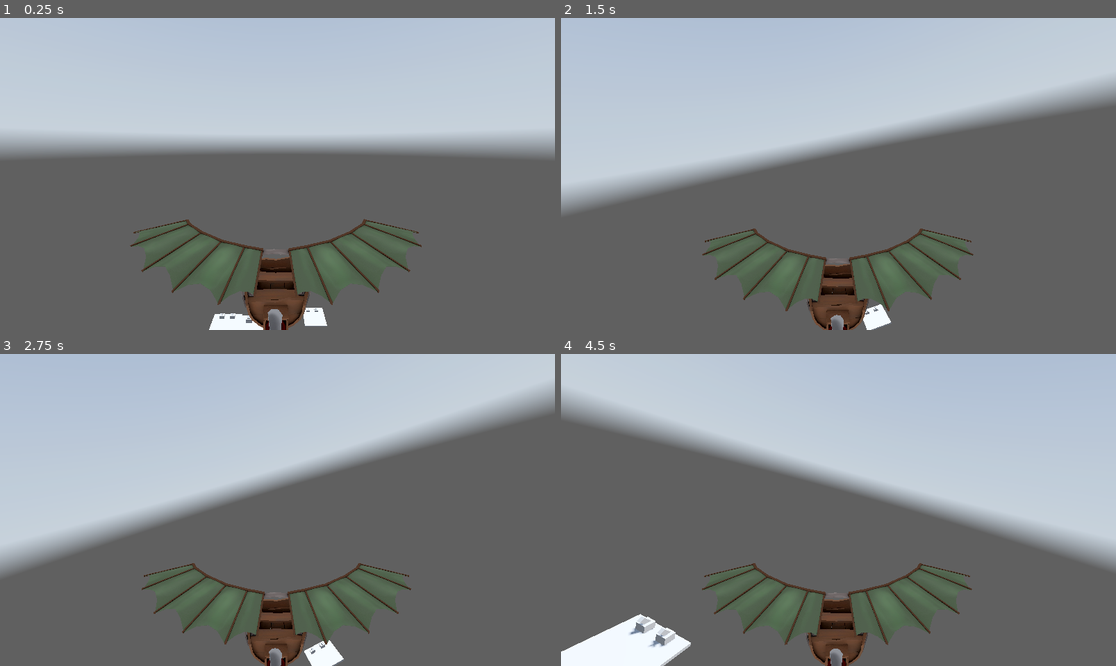
Above: before the commit, frames 1-4 (two rows, left to right).
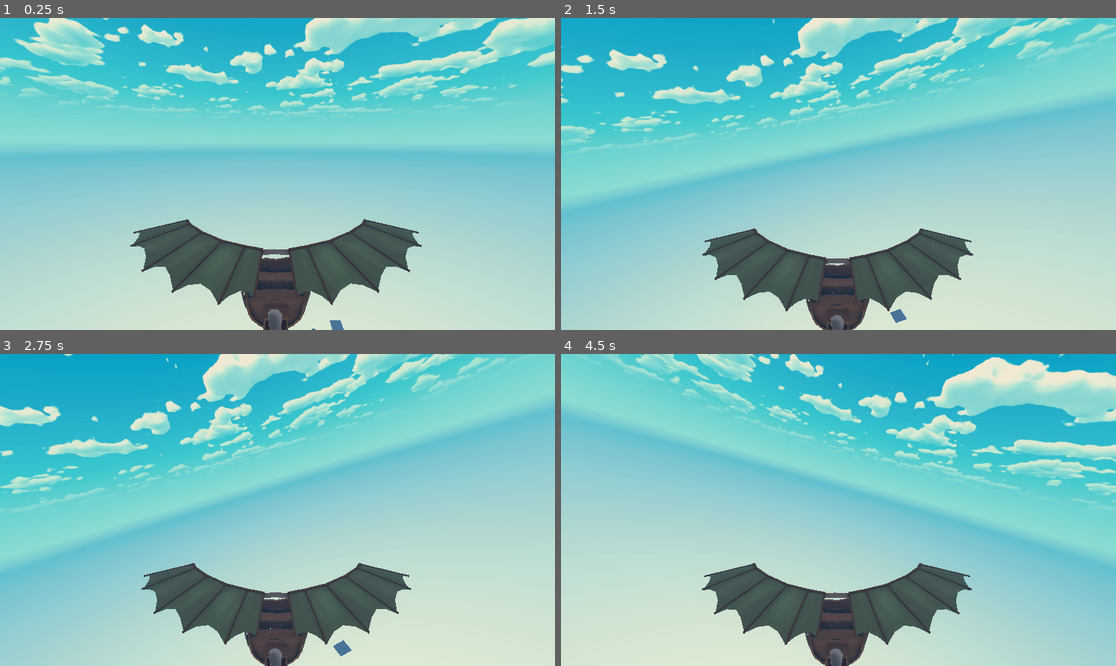
Above: after the commit, the same moments.

Repository: SimDubz/godot_gamejam_01
Game: Godot game, scene res://scenes/game_world.tscn
Two runs of this game, one before a commit and one after it. Both use one fixed random seed, a clock stepped at 60 frames per second and the inputs below. Before the commit the project starts from res://scenes/playground.tscn. A sky picture missing from this copy of the repository is replaced by a grey-blue gradient.
Inputs (mouse positions are in pixels of both pictures, inside the frame that each line leads up to):
- Up to frame 1 (0.25 s): no input
- Up to frame 2 (1.5 s): tap Enter (ui_accept) at 0.5, 0.77 s; move the mouse to (866, 174) at 0.52 s; hold E (rotate_right) 0.53-1.28 s; move the mouse to (810, 174) at 1.27 s; hold Q (rotate_left) from 1.28 s (still down)
- Up to frame 3 (2.75 s): tap Enter (ui_accept) at 1.52 s; move the mouse to (288, 503) at 2.02 s; release Q (rotate_left) at 2.03 s; hold E (rotate_right) from 2.03 s (still down)
- Up to frame 4 (4.5 s): move the mouse to (832, 516) at 2.77 s; tap Enter (ui_accept) at 3.02, 3.77 s; move the mouse to (877, 513) at 3.52 s; release E (rotate_right) at 3.53 s; hold Q (rotate_left) from 3.53 s (still down); move the mouse to (794, 506) at 4.27 s

The runs differ from the first frame. In frame 1, 92% of the frame differs, in the area x 0-100%, y 0-100%; in frame 2, 93%; in frame 3, 94%; in frame 4, 93%.
Error before the commit: Invalid access to property or key 'velocity' on a base object of type 'null instance'. (res://scripts/enemy.gd:26)

Commit message:
Level progression added

Diff:
--- a/project.godot
+++ b/project.godot
@@ -11,9 +11,13 @@
 [application]
 
 config/name="gamejam_01"
-run/main_scene="res://scenes/playground.tscn"
+run/main_scene="res://scenes/game_world.tscn"
 config/features=PackedStringArray("4.2", "Forward Plus")
 config/icon="res://arts/icon.svg"
+
+[autoload]
+
+GameData="*res://scripts/game_data.gd"
 
 [input]
 
--- a/scenes/game_world.tscn
+++ b/scenes/game_world.tscn
@@ -3,7 +3,7 @@
 [ext_resource type="PackedScene" uid="uid://bcqmj2ims1lsf" path="res://scenes/environment.tscn" id="1_4cald"]
 [ext_resource type="Script" path="res://scripts/game_world.gd" id="1_nxmth"]
 
-[node name="game_world" type="Node3D"]
+[node name="game_world" type="Node3D" groups=["world"]]
 script = ExtResource("1_nxmth")
 
 [node name="Environment" parent="." instance=ExtResource("1_4cald")]
--- a/scenes/landing_zone.tscn
+++ b/scenes/landing_zone.tscn
@@ -8,7 +8,7 @@
 [sub_resource type="BoxShape3D" id="BoxShape3D_2s02j"]
 size = Vector3(19.5493, 4.93213, 20.811)
 
-[node name="LandingZone" type="Node3D"]
+[node name="LandingZone" type="Node3D" groups=["landing"]]
 
 [node name="CSGBox3D" type="CSGBox3D" parent="."]
 use_collision = true
--- /dev/null
+++ b/scenes/progression_menu.gd
@@ -0,0 +1,15 @@
+extends Control
+
+signal continue_game
+signal exit_game
+
+
+func _on_yes_button_pressed() -> void:
+	var world = get_tree().get_first_node_in_group("world")
+	world.call("reload_game_world")
+	print("continue_game")
+
+
+func _on_no_button_pressed() -> void:
+	get_tree().quit()
+	#get_tree().change_scene("res://scenes/main_menu.tscn")
--- /dev/null
+++ b/scenes/progression_menu.tscn
@@ -0,0 +1,48 @@
+[gd_scene load_steps=2 format=3 uid="uid://bunp7qwj0s47n"]
+
+[ext_resource type="Script" path="res://scenes/progression_menu.gd" id="1_pa1ab"]
+
+[node name="ProgressionMenu" type="Control"]
+layout_mode = 3
+anchors_preset = 15
+anchor_right = 1.0
+anchor_bottom = 1.0
+grow_horizontal = 2
+grow_vertical = 2
+script = ExtResource("1_pa1ab")
+
+[node name="CanvasLayer" type="CanvasLayer" parent="."]
+
+[node name="ColorRect" type="ColorRect" parent="CanvasLayer"]
+offset_right = 1174.0
+offset_bottom = 654.0
+color = Color(0, 0, 0, 0.392157)
+
+[node name="ContinuePlaying" type="Label" parent="CanvasLayer"]
+offset_left = 386.0
+offset_top = 209.0
+offset_right = 758.0
+offset_bottom = 278.0
+text = "Continue Playing"
+horizontal_alignment = 1
+vertical_alignment = 1
+uppercase = true
+
+[node name="YesButton" type="Button" parent="CanvasLayer"]
+unique_name_in_owner = true
+offset_left = 507.0
+offset_top = 297.0
+offset_right = 634.0
+offset_bottom = 334.0
+text = "Yes"
+
+[node name="NoButton" type="Button" parent="CanvasLayer"]
+unique_name_in_owner = true
+offset_left = 508.0
+offset_top = 348.0
+offset_right = 635.0
+offset_bottom = 385.0
+text = "No"
+
+[connection signal="pressed" from="CanvasLayer/YesButton" to="." method="_on_yes_button_pressed"]
+[connection signal="pressed" from="CanvasLayer/NoButton" to="." method="_on_no_button_pressed"]
--- a/scripts/LandingArea.gd
+++ b/scripts/LandingArea.gd
@@ -4,4 +4,6 @@
 
 
 func _on_body_entered(body: Node3D) -> void:
-	emit_signal("planeLanded")
+	if body.is_in_group("plane"):
+		print("Landed")
+		emit_signal("planeLanded")
--- a/scripts/enemy.gd
+++ b/scripts/enemy.gd
@@ -9,10 +9,11 @@
 	if plane_in_bounds:
 		shoot_at_plane()
 
-func _on_range_body_entered(body: Node3D) -> void:
+func _on_range_body_entered(body: Node3D):
 	print("Plane Entered")
 	if body.is_in_group("plane"):
 		plane_in_bounds = true
+
 
 func _on_range_body_exited(body: Node3D) -> void:
 	print("Plane Existed")
@@ -20,20 +21,24 @@
 		plane_in_bounds = false
 
 func shoot_at_plane():
-	var player_position = get_plane_position()
-	var projectile = projectile_scene.instantiate()
-	var player = get_node_or_null("/root/game_world/Player")
-	var player_velocity = player.velocity
-	var future_position = get_future_player_position(player_position, player_velocity, projectile.speed)
-	var direction = (future_position - canon_edge.global_transform.origin).normalized()
+	var player = get_tree().get_nodes_in_group("plane")[0]
+	if player:
+		var player_position = get_plane_position()
+		var player_velocity = player.velocity # Safe to access since player exists
+		var projectile = projectile_scene.instantiate()
 
-	projectile.global_transform.origin = canon_edge.global_transform.origin
-	get_tree().root.add_child(projectile)
-	projectile.call("set_direction", direction)
+		var future_position = get_future_player_position(player_position, player_velocity, projectile.speed)
+		var direction = (future_position - canon_edge.global_transform.origin).normalized()
+
+		projectile.global_transform.origin = canon_edge.global_transform.origin
+		get_tree().root.add_child(projectile)
+		projectile.call("set_direction", direction)
+	else:
+		print("Player not found, cannot shoot at plane.")
 
 
 func get_plane_position() -> Vector3:
-	var player = get_node_or_null("/root/game_world/Player")
+	var player = get_tree().get_nodes_in_group("plane")[0]
 	if player:
 		return player.global_position
 	return Vector3()
--- /dev/null
+++ b/scripts/game_data.gd
@@ -0,0 +1,9 @@
+extends Node
+
+var successful_landings = 0
+
+func increment_landings():
+	successful_landings += 1
+
+func get_successful_landings():
+	return successful_landings
--- a/scripts/game_world.gd
+++ b/scripts/game_world.gd
@@ -3,36 +3,44 @@
 var castle_scene = preload("res://scenes/enemy.tscn")
 var player_scene = preload("res://scenes/player.tscn")
 var landing_zone_scene = preload("res://scenes/landing_zone.tscn")
+var continue_menu_scene  = preload("res://scenes/progression_menu.tscn")
 
 var cube_size = 200
+var box_center = Vector3.ZERO
+var box_extents = Vector3(cube_size, cube_size, cube_size)
+
 var min_castles = 3
 var castle_increase_per_landing = 1
-var current_landings = 0
+var successful_landings = GameData.get_successful_landings()
 var max_distance = 1000
 var min_distance = 500
 var landing_zone_position = Vector3(randf_range(-cube_size / 2, cube_size / 2), -cube_size / 2, -cube_size / 2)
 
 func _ready():
-	print("ready")
 	generate_world()
-	var player = get_node_or_null("/root/game_world/LandingZone")
+	var landing_zone = get_tree().get_nodes_in_group("landing")[0]
+	var landing_area = landing_zone.get_child(1)
+	landing_area.connect("planeLanded", player_landed)
+
+func _physics_process(delta: float) -> void:
+	var player = get_tree().get_first_node_in_group("plane")
+	if player and is_player_out_of_bounds(player.global_transform.origin):
+		show_continue_menu()
 
 func generate_world():
 	spawn_player()
 	spawn_castle()
 	spawn_landing_zone()
 
-
 func spawn_player():
 	var player_instance = player_scene.instantiate()
 	player_instance.global_transform.origin = Vector3(0, cube_size, cube_size)
-
 	add_child(player_instance)
 	print("Player Spawn")
 
 func spawn_castle():
 	print("spawning castles")
-	var total_castles = min_castles + current_landings + castle_increase_per_landing
+	var total_castles = min_castles + successful_landings + castle_increase_per_landing
 	for i in range(total_castles):
 		var min_x = -cube_size / 2
 		var max_x = cube_size / 2
@@ -59,12 +67,44 @@
 	add_child(landing_zone_instance)
 	return landing_zone_instance
 
-func player_landed():
-	current_landings +=1
-	regenerate_world()
-
 func regenerate_world():
+	print("World REGENERATING")
+	get_tree().call_group("plane", "queue_free")
 	get_tree().call_group("castles", "queue_free")
 	get_tree().call_group("landing", "queue_free")
-	get_tree().call_group("plane", "queue_free")
 	generate_world()
+
+func player_landed():
+	GameData.increment_landings()
+	show_continue_menu()
+
+func show_continue_menu():
+	var menu = continue_menu_scene.instantiate()
+	Input.set_mouse_mode(Input.MOUSE_MODE_VISIBLE)
+	add_child(menu)
+
+func reload_game_world():
+	var current_scene = get_tree().current_scene
+	get_tree().reload_current_scene()
+
+func is_player_out_of_bounds(player_position: Vector3) -> bool:
+	var min_bounds = box_center - box_extents
+	var max_bounds = box_center + box_extents
+	var is_out_of_bound = false
+
+	if player_position.x < min_bounds.x:
+		is_out_of_bound = true
+	elif player_position.x > max_bounds.x:
+		is_out_of_bound = true
+	elif player_position.x > max_bounds.x:
+		is_out_of_bound = true
+	elif player_position.y < min_bounds.y:
+		is_out_of_bound = true
+	elif player_position.y > max_bounds.y:
+		is_out_of_bound = true
+	elif player_position.z < min_bounds.z:
+		is_out_of_bound = true
+	elif player_position.z > max_bounds.z:
+		is_out_of_bound = true
+
+	return is_out_of_bound
Not shown: 1 places in scenes/playground.tscn that only renumber resources
